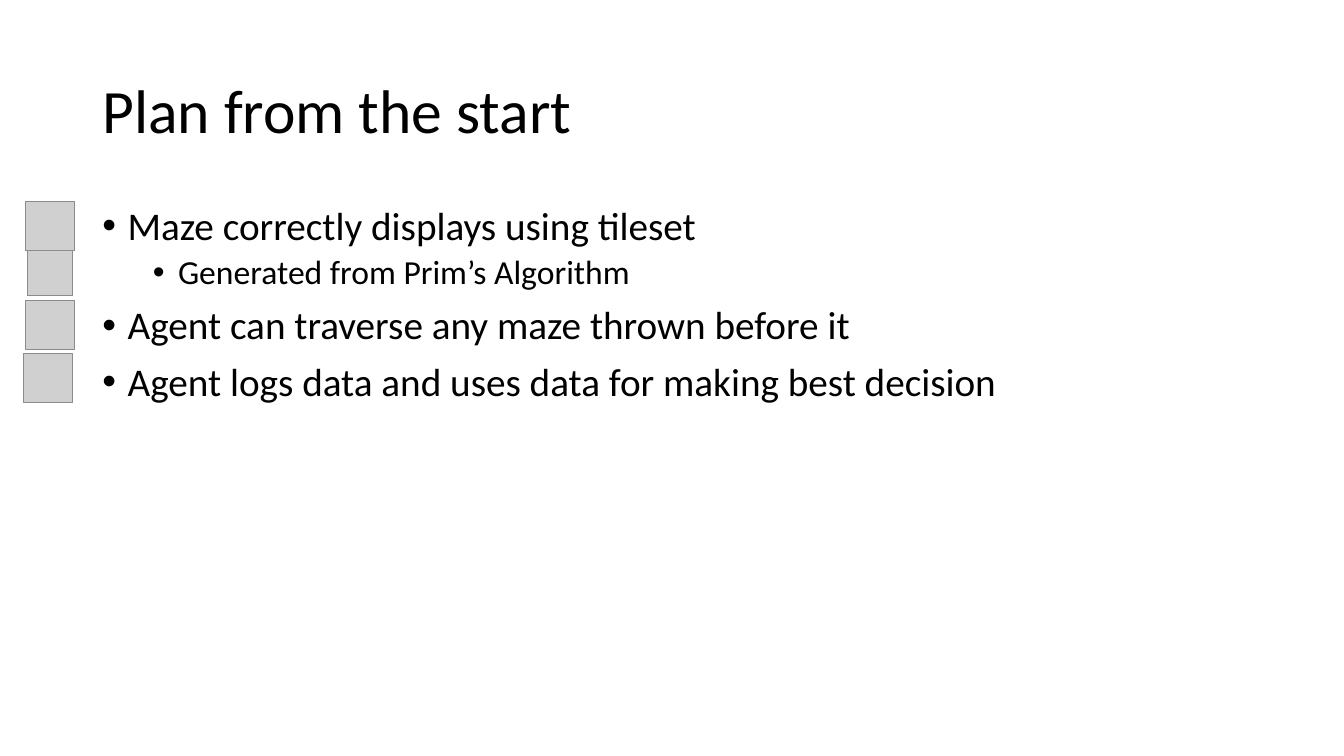
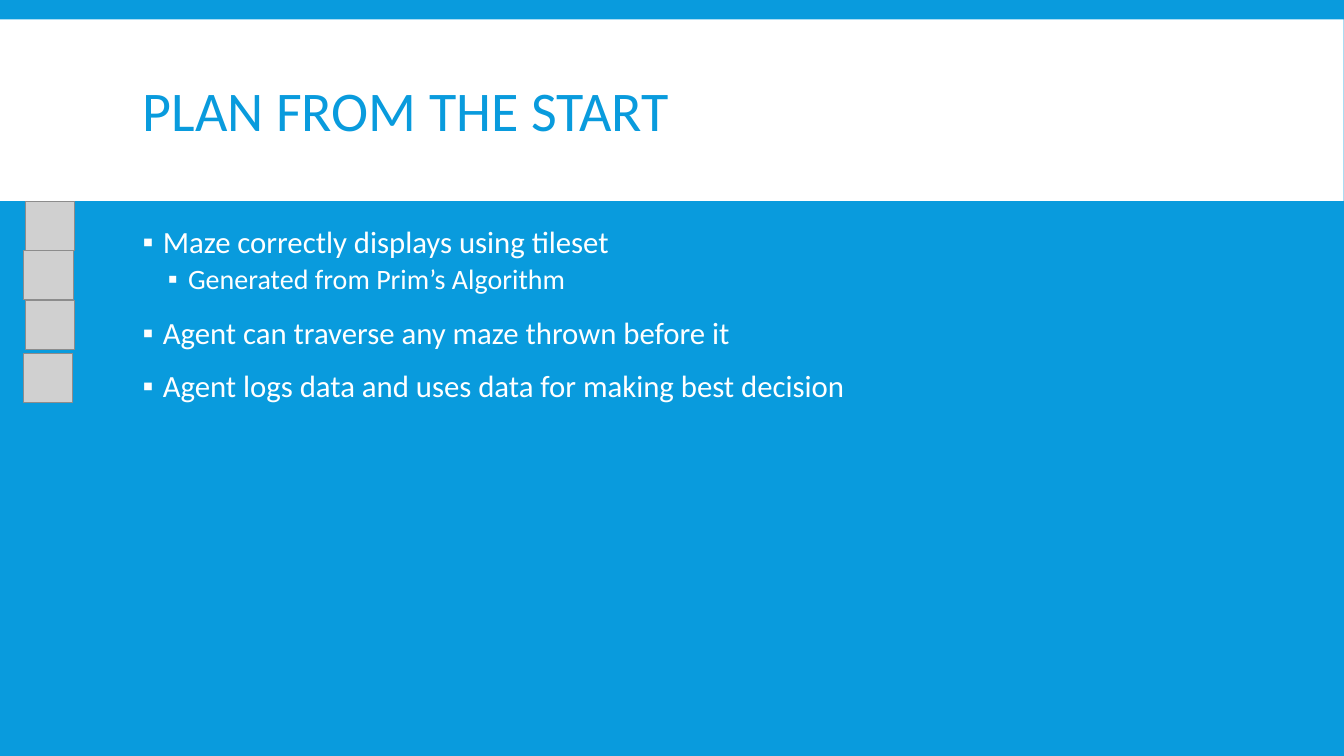
Before and after one commit to mattj122/MazeRunner, a slide deck: slide 3 of presen.pptx. Drawn at 1344x756 pixels with LibreOffice and Linux fonts; fonts in the diff are those of the drawing; grey boxes stand for pictures. Boxes give left, top, right and bottom in pixels: in the first picture for what was removed or moved away, otherwise in the second. Text is boxed around its words. In the diff, an @@ line names an element or a change of style, - is before the commit and + after.

```diff
--- a/presen.pptx
+++ b/presen.pptx
@@ background #FFFFFF to #099BDD @@
@@ rectangle added at box(0, 19, 1344, 201), fill #FFFFFF @@
@@ title at box(143, 94, 669, 132): text changed; size 44 to 40 pt; text colour #000000 to #099BDD @@
-Plan from the start
+PLAN FROM THE START
@@ text "Maze correctly displays using tileset": place and size @@
-text "Maze correctly displays using tileset" at box(128, 212, 996, 403)
+text "Maze correctly displays using tileset" at box(163, 231, 844, 403)
@@ text "Maze correctly displays using tileset" at box(163, 231, 844, 403): size 28 to 22 pt in "Maze correctly displays using tileset", "Agent can traverse any maze thrown before ...", "Agent logs data and uses data for ..."; text colour #000000 to #FFFFFF; size 24 to 20 pt in "Generated from Prim’s Algorithm"; bullet • to ▪; more space between paragraphs @@
@@ picture: place and size @@
-picture at box(27, 250, 73, 295)
+picture at box(23, 250, 73, 299)
```
Also in this commit, not shown: 7 other slides changed, 1 slide added, 17 other files.
